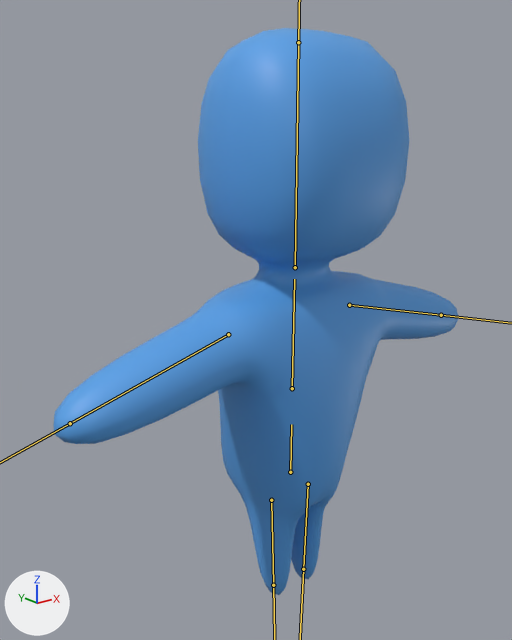
One commit to the FBX model Assets/Models/Larry.fbx: the scene before it, then after it.
One viewpoint serves both versions: a camera (50 mm lens) standing at (-10.51, -11.75, 6.61) and looking at (-0.56, 0.68, 1.64). Every picture has the same lights, and +X, +Y and +Z are marked at lower left. The bones that bend it are drawn over the model as lines.

Names of what the first picture shows: 'Character'.
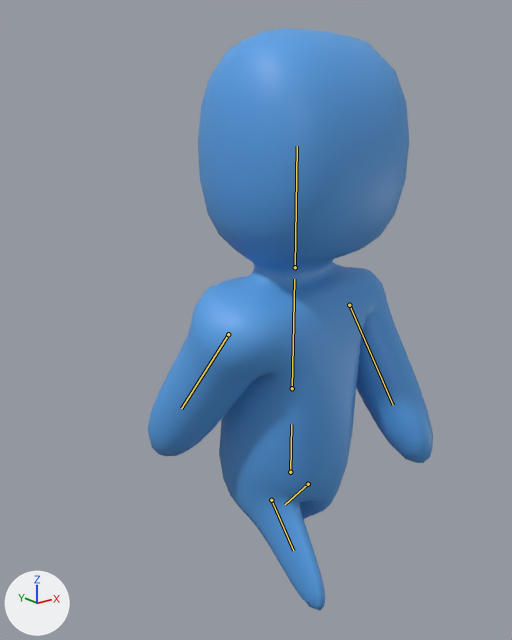
The newer file adds an action. The first version stands in its rest pose; the second is drawn at frame 52 of the action 'Player|Run'.

What differs and where, as boxes (x1, y1, x2, y2) in the pictures (512 x 640 px):
```json
{"object": "Character", "change": "posed", "before": [53, 28, 459, 595], "after": [148, 28, 433, 611], "on screen": "30% narrower"}
{"bone": "Arm.Left", "before": "(349, 305) to (441, 315)", "after": "(349, 305) to (393, 405)"}
{"bone": "Arm.Right", "before": "(228, 334) to (70, 423)", "after": "(228, 334) to (181, 408)"}
{"bone": "Leg.Left", "before": "(308, 484) to (303, 569)", "after": "(308, 484) to (285, 504)"}
{"bone": "Leg.Right", "before": "(271, 500) to (273, 585)", "after": "(271, 500) to (293, 550)"}
```

The change, as JSON lines over the scene's bpy script:
```json
{"block": "bone_arm_left", "where": "bone_arm_left = bpy.data.objects['Player'].pose.bones['Arm.Left']  # child of 'UpperBody'"}
{"op": "set", "path": "bone_arm_left.rotation_quaternion", "old": "(1.0, 0.0, 0.0, 0.0)", "new": "(0.797, 0.194, -0.166, -0.547)", "note": "degrees (0, 0, 0) -> degrees (30, -3, -70)"}
{"block": "bone_arm_right", "where": "bone_arm_right = bpy.data.objects['Player'].pose.bones['Arm.Right']  # child of 'UpperBody'"}
{"op": "set", "path": "bone_arm_right.rotation_quaternion", "old": "(1.0, 0.0, 0.0, 0.0)", "new": "(0.787, -0.227, -0.194, 0.54)", "note": "degrees (0, 0, 0) -> degrees (-35, -3, 70)"}
{"block": "bone_leg_left", "where": "bone_leg_left = bpy.data.objects['Player'].pose.bones['Leg.Left']  # child of 'LowerBody'"}
{"op": "set", "path": "bone_leg_left.rotation_quaternion", "old": "(1.0, 0.0, 0.0, 0.0)", "new": "(0.94, 0.0, -0.011, 0.341)", "note": "degrees (0, 0, 0) -> degrees (0, -1, 40)"}
{"block": "bone_leg_right", "where": "bone_leg_right = bpy.data.objects['Player'].pose.bones['Leg.Right']  # child of 'LowerBody'"}
{"op": "set", "path": "bone_leg_right.rotation_quaternion", "old": "(1.0, 0.0, 0.0, 0.0)", "new": "(0.947, 0.0, -0.01, 0.32)", "note": "degrees (0, 0, 0) -> degrees (0, -1, 37)"}
```
